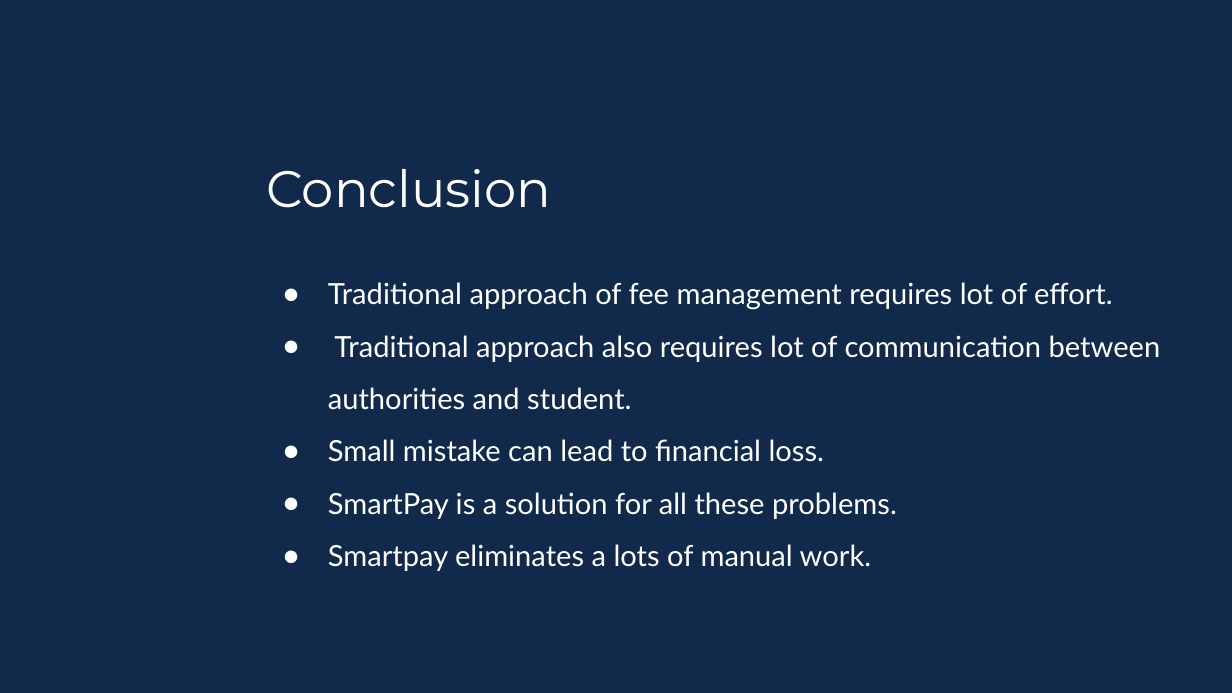
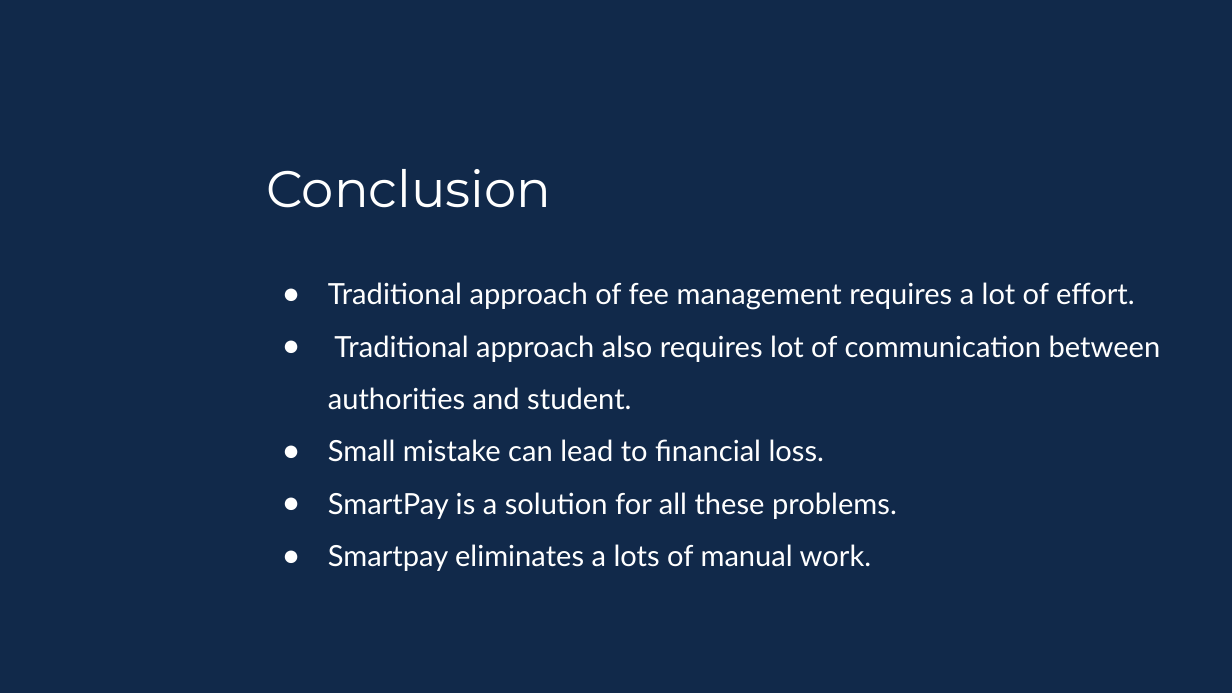
Before and after one commit to NikithaRajS/2021_IBM_Code_Challenge_SmartPay, a slide deck: slide 12 of presentation/IBM_ISL_Presentation_Mark III_SmartPay.pptx. Drawn at 1232x693 pixels with LibreOffice and Linux fonts; fonts in the diff are those of the drawing; background and template pictures are left out. Boxes give left, top, right and bottom in pixels: in the first picture for what was removed or moved away, otherwise in the second. Text is boxed around its words. In the diff, an @@ line names an element or a change of style, - is before the commit and + after.

```diff
--- a/presentation/IBM_ISL_Presentation_Mark III_SmartPay.pptx
+++ b/presentation/IBM_ISL_Presentation_Mark III_SmartPay.pptx
@@ text at (x1=328, y1=282, x2=1135, y2=310): text changed @@
-● Traditional approach of fee management requires lot of effort.
+● Traditional approach of fee management requires a lot of effort.
```
Also in this commit, not shown: 7 other slides changed, 1 slide added.
